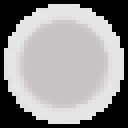
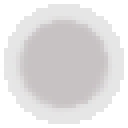
Comparing the layer stacks of the two 128 × 128 images. Changes:
hid "Background" over [0, 0, 128, 128]
